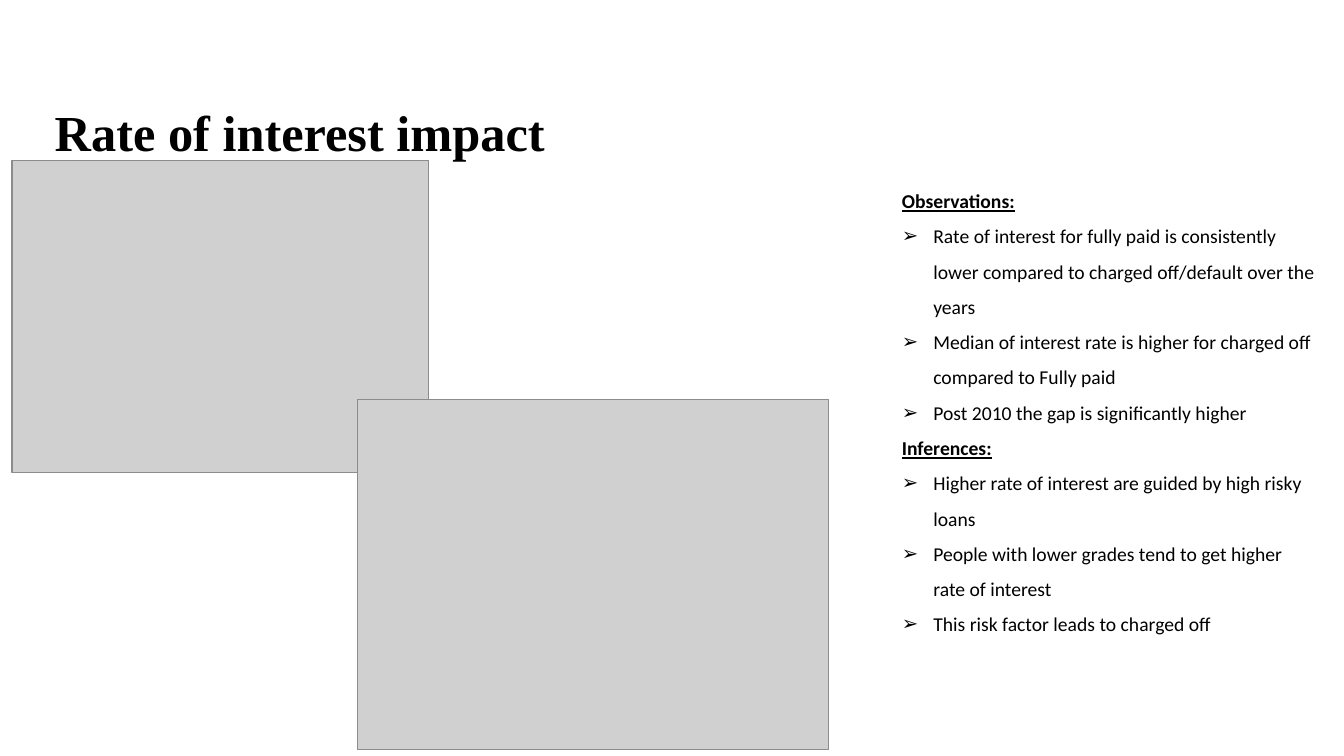
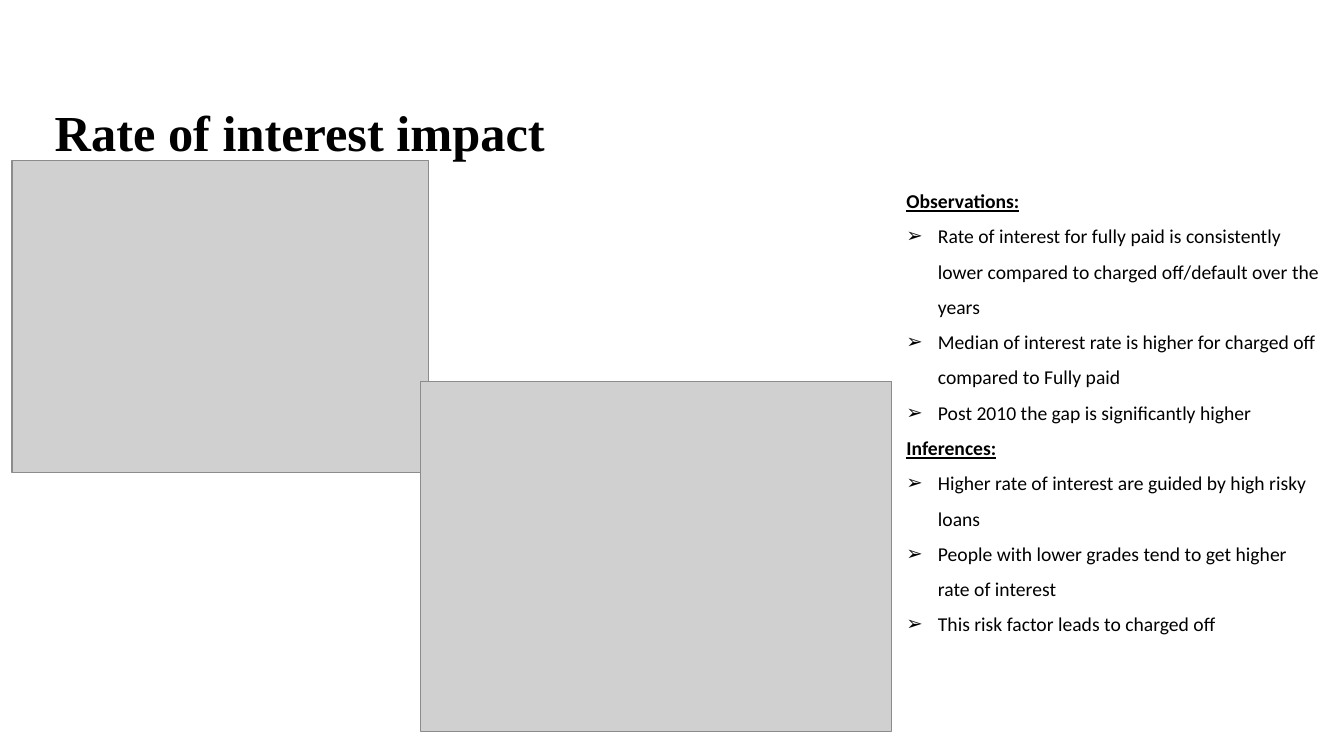
Before and after one commit to Nanditha-G-N/Machine-Learning-Case-Studies, a slide deck: slide 9 of case-study-2/Loan Default case study findings.pptx. Drawn at 1344x756 pixels with LibreOffice and Linux fonts; fonts in the diff are those of the drawing; grey boxes stand for pictures; background and template pictures are left out. Boxes give left, top, right and bottom in pixels: in the first picture for what was removed or moved away, otherwise in the second. Text is boxed around its words. In the diff, an @@ line names an element or a change of style, - is before the commit and + after.

```diff
--- a/case-study-2/Loan Default case study findings.pptx
+++ b/case-study-2/Loan Default case study findings.pptx
@@ text "Observations:": place and size @@
-text "Observations:" at <box>902,194,1314,635</box>
+text "Observations:" at <box>906,194,1319,635</box>
@@ picture: place and size @@
-picture at <box>357,399,828,750</box>
+picture at <box>421,381,892,732</box>
```
Also in this commit, not shown: 4 other slides changed.
